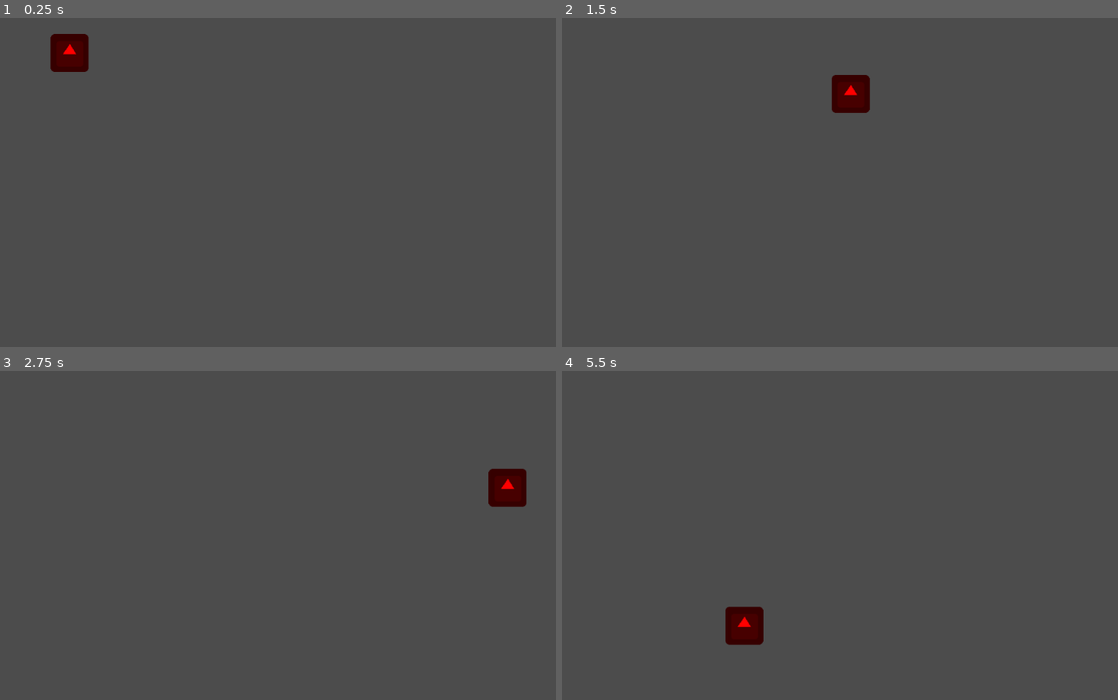
Above: before the commit, frames 1-4 (two rows, left to right).
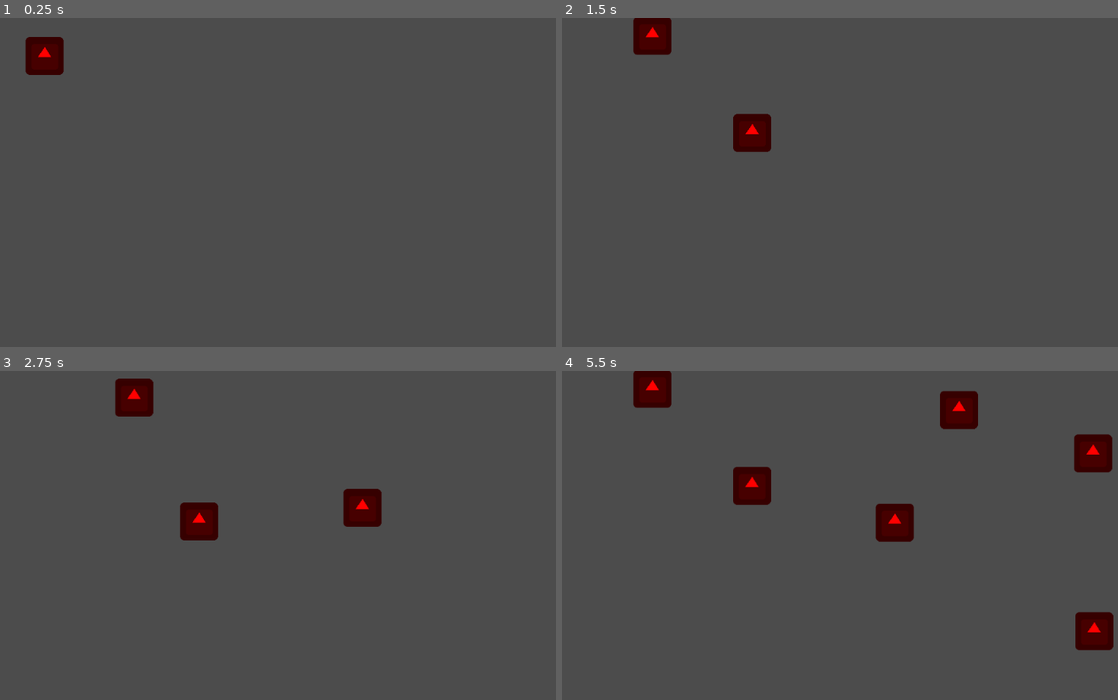
Above: after the commit, the same moments.

Repository: johnpeterprogramming/GmtkGameJam
Game: Godot game, scene res://Main.tscn
Two runs of this game, one before a commit and one after it. Both use one fixed random seed, a clock stepped at 60 frames per second and the inputs below. The engine's default icon, where the game draws it, is replaced by a stand-in: a white triangle on a blue panel in a dark square.
Inputs:
- Up to frame 1 (0.25 s): no input
- Up to frame 2 (1.5 s): no input
- Up to frame 3 (2.75 s): no input
- Up to frame 4 (5.5 s): no input

The runs differ from the first frame. In frame 1, 1.1% of the frame differs, in the area x 4-17%, y 4-18%; in frame 2, 2.3%; in frame 3, 3.2%; in frame 4, 5.5%, in the area x 12-100%, y 0-85%.

Commit message:
added an enemy spawner

Diff:
--- a/Enemy.gd
+++ b/Enemy.gd
@@ -2,16 +2,18 @@
 
 var waypoints
 var speed = 300
+var damage = 10
 var current_waypoint = 0
 
 func _ready():
-	waypoints = get_node("../Waypoints").get_children()
+	waypoints = get_node("../../Waypoints").get_children()
 
 func _process(delta):
-	if current_waypoint == len(waypoints)-1:
-		#decreases health
-		queue_free()
 
 	position += position.direction_to(waypoints[current_waypoint].position) * speed * delta
-	if position.distance_to(waypoints[current_waypoint].position) < 100:
+	if position.distance_to(waypoints[current_waypoint].position) < 3: #when it get close enough to point it goes to next
 		current_waypoint = current_waypoint + 1
+	if current_waypoint == len(waypoints):
+		globals.health -= damage
+		print(globals.health)
+		queue_free()
--- /dev/null
+++ b/Enemy.tscn
@@ -0,0 +1,11 @@
+[gd_scene load_steps=3 format=2]
+
+[ext_resource path="res://icon.png" type="Texture" id=1]
+[ext_resource path="res://Enemy.gd" type="Script" id=2]
+
+[node name="Enemy" type="Node2D"]
+script = ExtResource( 2 )
+
+[node name="Sprite" type="Sprite" parent="."]
+modulate = Color( 1, 0, 0, 1 )
+texture = ExtResource( 1 )
--- /dev/null
+++ b/EnemySpawner.gd
@@ -0,0 +1,9 @@
+extends Node2D
+
+onready var enemy = preload("res://Enemy.tscn")
+var spawns = globals.current_level * 5
+
+func _on_InnerSpawner_timeout():
+	var enemy_instance = enemy.instance()
+	enemy_instance.position = global_position
+	add_child(enemy_instance)
--- /dev/null
+++ b/EnemySpawner.tscn
@@ -0,0 +1,11 @@
+[gd_scene load_steps=2 format=2]
+
+[ext_resource path="res://EnemySpawner.gd" type="Script" id=1]
+
+[node name="EnemySpawner" type="Node2D"]
+script = ExtResource( 1 )
+
+[node name="InnerSpawner" type="Timer" parent="."]
+autostart = true
+
+[connection signal="timeout" from="InnerSpawner" to="." method="_on_InnerSpawner_timeout"]
--- a/Main.tscn
+++ b/Main.tscn
@@ -1,31 +1,37 @@
 [gd_scene load_steps=3 format=2]
 
-[ext_resource path="res://icon.png" type="Texture" id=1]
-[ext_resource path="res://Enemy.gd" type="Script" id=2]
+[ext_resource path="res://Enemy.tscn" type="PackedScene" id=1]
+[ext_resource path="res://EnemySpawner.tscn" type="PackedScene" id=2]
 
 [node name="Main" type="Node2D"]
 
 [node name="Waypoints" type="Node2D" parent="."]
 
 [node name="Waypoint" type="Node2D" parent="Waypoints"]
-position = Vector2( 928.09, 173.752 )
+position = Vector2( 320, 64 )
 
 [node name="Waypoint2" type="Node2D" parent="Waypoints"]
-position = Vector2( 614.489, 550.921 )
+position = Vector2( 320, 256 )
 
 [node name="Waypoint3" type="Node2D" parent="Waypoints"]
-position = Vector2( 207.655, 470.402 )
+position = Vector2( 608, 256 )
 
 [node name="Waypoint4" type="Node2D" parent="Waypoints"]
-position = Vector2( 199.179, 254.271 )
+position = Vector2( 608, 64 )
 
 [node name="Waypoint5" type="Node2D" parent="Waypoints"]
-position = Vector2( 358.098, 55.0921 )
+position = Vector2( 896, 64 )
 
-[node name="Enemy" type="Node2D" parent="."]
-script = ExtResource( 2 )
+[node name="Waypoint6" type="Node2D" parent="Waypoints"]
+position = Vector2( 896, 512 )
 
-[node name="Sprite" type="Sprite" parent="Enemy"]
-modulate = Color( 1, 0, 0, 1 )
-position = Vector2( 43.4182, 45.306 )
-texture = ExtResource( 1 )
+[node name="Waypoint7" type="Node2D" parent="Waypoints"]
+position = Vector2( 128, 512 )
+
+[node name="Waypoint8" type="Node2D" parent="Waypoints"]
+position = Vector2( 128, 64 )
+
+[node name="EnemySpawner" parent="." instance=ExtResource( 2 )]
+
+[node name="Enemy" parent="EnemySpawner" instance=ExtResource( 1 )]
+position = Vector2( 0, 64 )
--- a/Waypoints.tscn
+++ /dev/null
@@ -1,29 +0,0 @@
-[gd_scene load_steps=2 format=2]
-
-[sub_resource type="GDScript" id=1]
-script/source = "extends Node2D
-
-
-var waypoints
-
-func _ready():
-	waypoints = get_children()
-"
-
-[node name="Waypoints" type="Node2D"]
-script = SubResource( 1 )
-
-[node name="Waypoint" type="Node2D" parent="."]
-position = Vector2( 928.09, 173.752 )
-
-[node name="Waypoint2" type="Node2D" parent="."]
-position = Vector2( 614.489, 550.921 )
-
-[node name="Waypoint3" type="Node2D" parent="."]
-position = Vector2( 207.655, 470.402 )
-
-[node name="Waypoint4" type="Node2D" parent="."]
-position = Vector2( 199.179, 254.271 )
-
-[node name="Waypoint5" type="Node2D" parent="."]
-position = Vector2( 358.098, 55.0921 )
--- /dev/null
+++ b/globals.gd
@@ -0,0 +1,4 @@
+extends Node
+
+var health = 100
+var current_level = 1
--- a/project.godot
+++ b/project.godot
@@ -14,6 +14,10 @@
 run/main_scene="res://Main.tscn"
 config/icon="res://icon.png"
 
+[autoload]
+
+globals="*res://globals.gd"
+
 [physics]
 
 common/enable_pause_aware_picking=true
